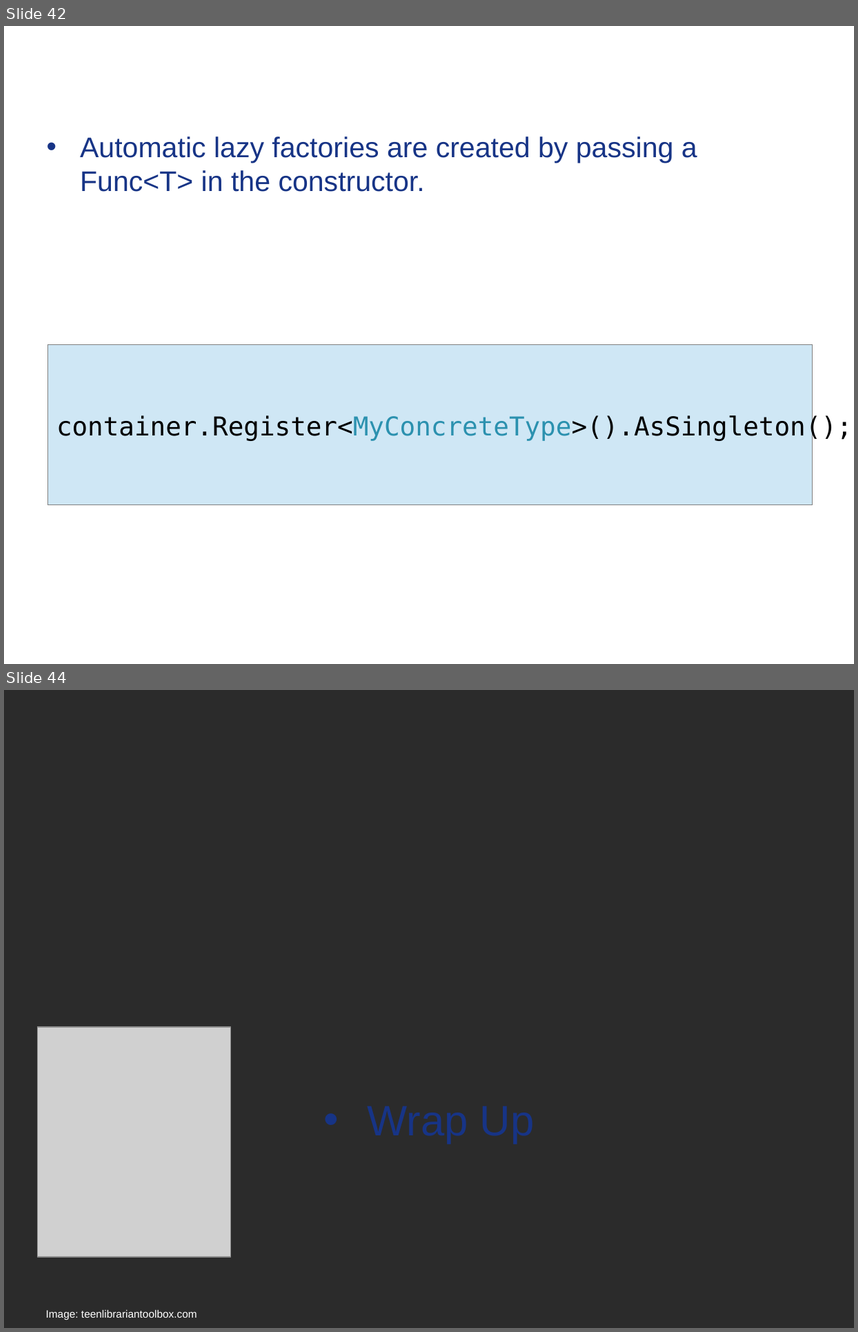
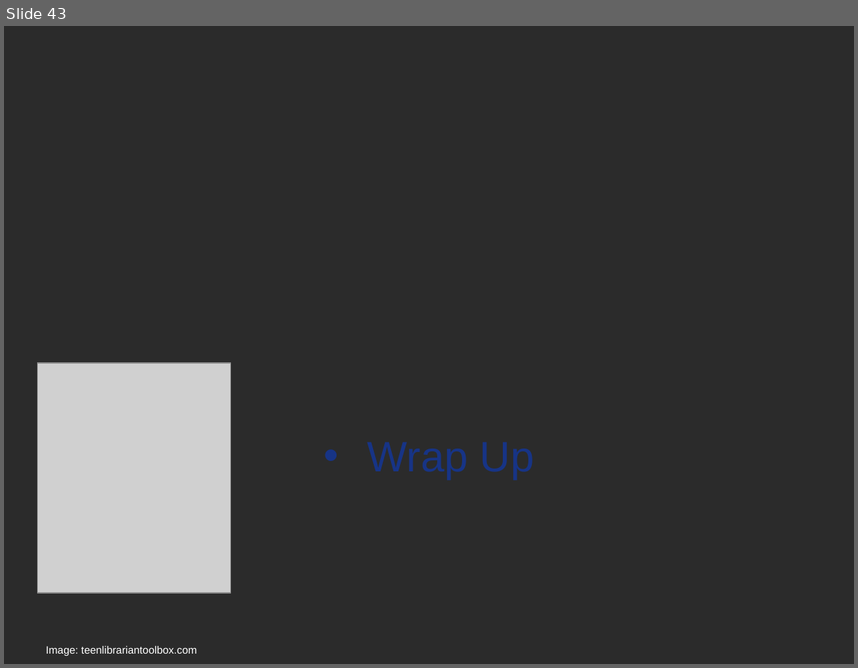
Before and after one commit to Timothep/MarathonWOShoes, a slide deck: BarefootMarathon.odp. Shown one above the other, each under a label of ours: slides 42 and 44 before the commit, slide 43 after it; the slides between them are not shown. The pictures are 858x1332 and 858x668 pixels, drawn with LibreOffice and Linux fonts; fonts in the diff are those of the drawing; grey boxes stand for pictures; background and template pictures are left out; a plain dark background stands for a picture behind light text. Boxes give left, top, right and bottom in pixels: in the first picture for what was removed or moved away, otherwise in the second. Text is boxed around its words. In the diff, an @@ line names an element or a change of style, - is before the commit and + after.

```diff
--- a/BarefootMarathon.odp
+++ b/BarefootMarathon.odp
@@ slide 42 removed at (x1=4, y1=26, x2=854, y2=664), background picture (left out) @@
@@ title removed at (x1=45, y1=49, x2=726, y2=82) @@
-TinyIoC Lifecycle Management
@@ text removed at (x1=80, y1=136, x2=697, y2=192) @@
-• Automatic lazy factories are created by passing a Func<T> in the constructor.
@@ rectangle removed at (x1=48, y1=345, x2=813, y2=505) @@
-container.Register<MyConcreteType>().AsSingleton();
@@ what was slide 44 is now slide 43 @@
```
Also in this commit, not shown: 5 slides changed, 2 slides added, 2 other slides removed, 1 other file.
